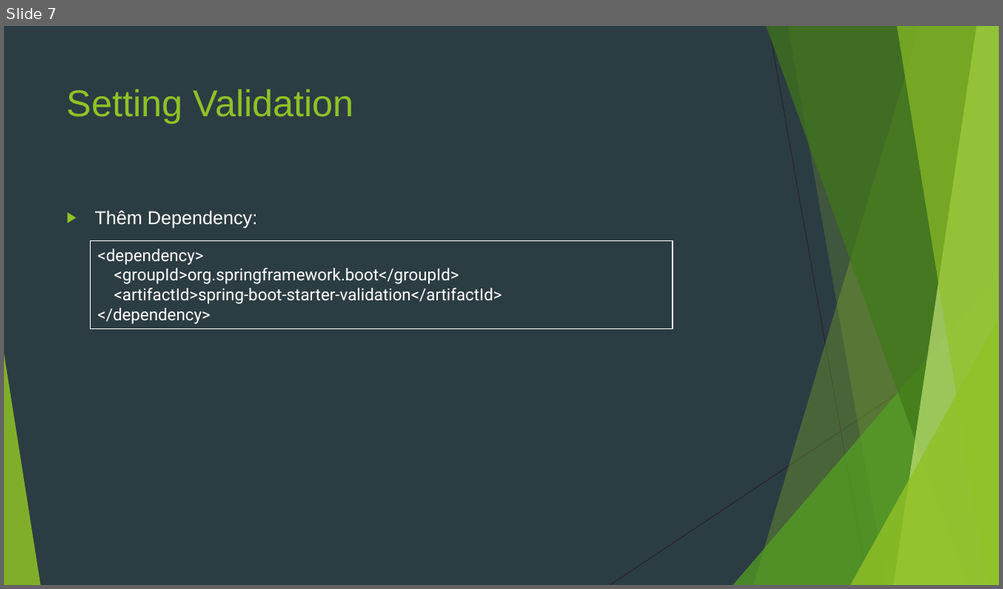
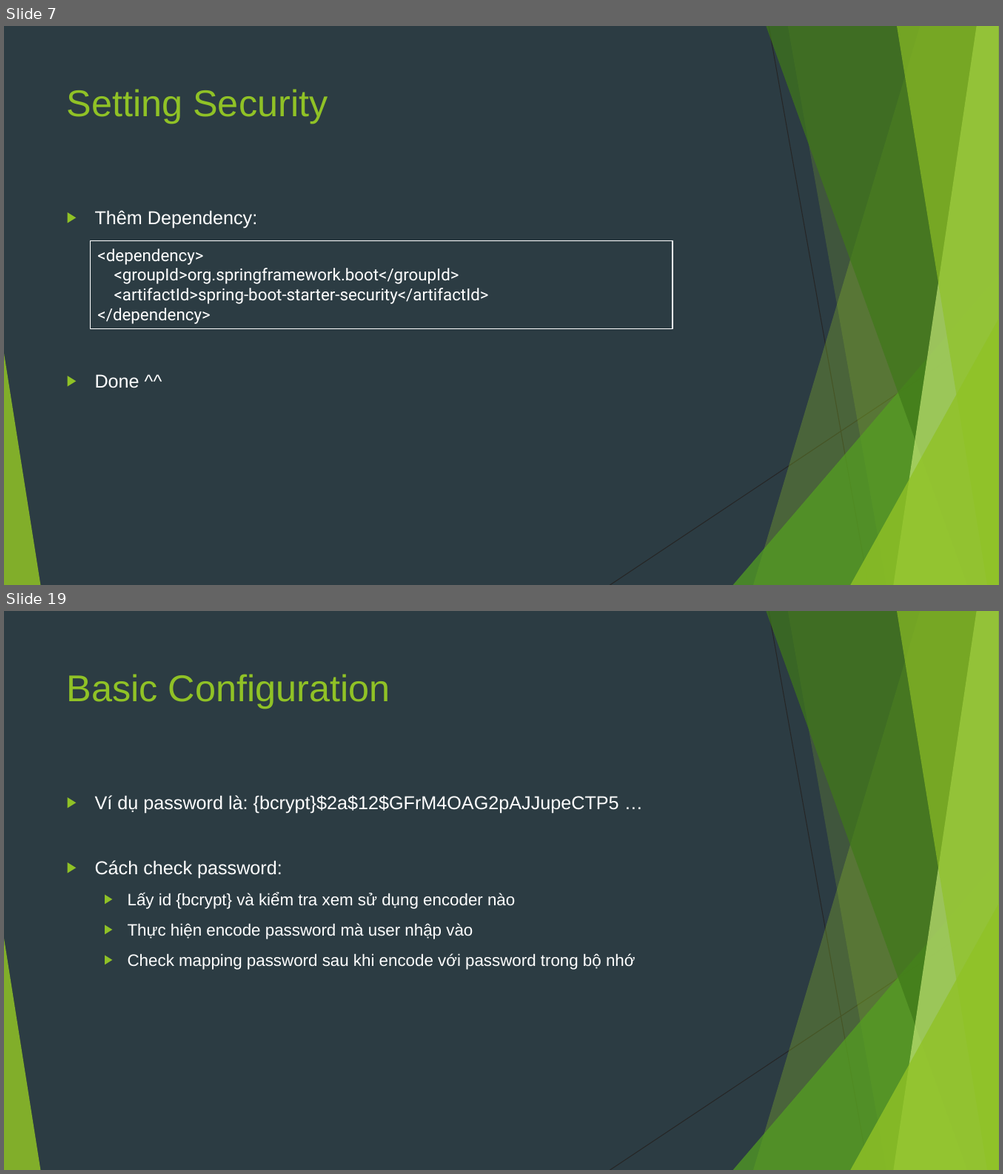
Before and after one commit to sobbingwind/SpringBoot, a slide deck: 09.Spring Security.pptx. Shown one above the other, each under a label of ours: slide 7 before the commit, slides 7 and 19 after it; the slides between them are not shown. The pictures are 1003x589 and 1003x1174 pixels, drawn with LibreOffice and Linux fonts; fonts in the diff are those of the drawing. Boxes give left, top, right and bottom in pixels: in the first picture for what was removed or moved away, otherwise in the second. Text is boxed around its words. In the diff, an @@ line names an element or a change of style, - is before the commit and + after.

```diff
--- a/09.Spring Security.pptx
+++ b/09.Spring Security.pptx
@@ slide 19 added at bbox=[4, 611, 999, 1170], background #2C3C43; not listed: 10 template elements that a slide beside it also shows @@
@@ title added at bbox=[67, 674, 390, 709], 36 pt, text #90C226 @@
+Basic Configuration
@@ text added at bbox=[95, 795, 635, 970], 16 pt, text #FFFFFF @@
+▶ Ví dụ password là: {bcrypt}$2a$12$GFrM4OAG2pAJJupeCTP5 …
+▶ Cách check password:
+  ▶ Lấy id {bcrypt} và kiểm tra xem sử dụng encoder nào
+  ▶ Thực hiện encode password mà user nhập vào
+  ▶ Check mapping password sau khi encode với password trong bộ nhớ
@@ slide 7 changed as well @@
@@ title at bbox=[67, 89, 327, 124]: text changed @@
-Setting Validation
+Setting Security
@@ text in rectangle at bbox=[114, 288, 489, 304]: text changed @@
-<artifactId>spring-boot-starter-validation</artifactId>
+<artifactId>spring-boot-starter-security</artifactId>
@@ text at bbox=[95, 375, 139, 389]: paragraph added @@
+▶ Done ^^
```
Also in this commit, not shown: 3 other slides changed, 17 other slides added, 6 slides removed.
